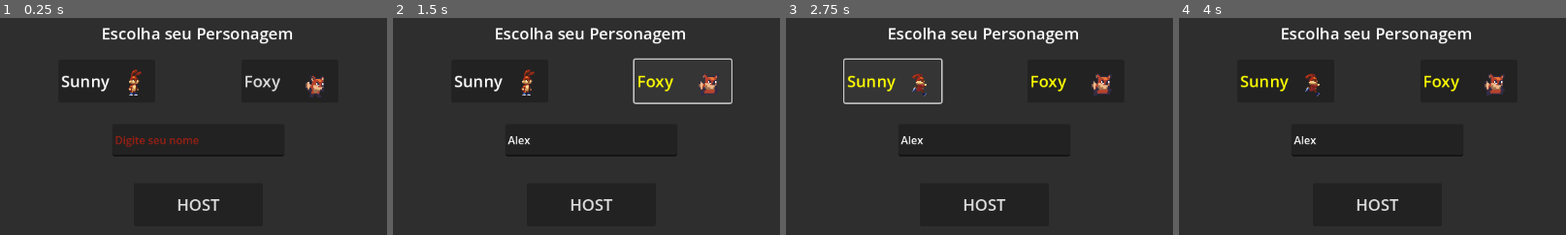
Above: before the commit, frames 1-4 (left to right).
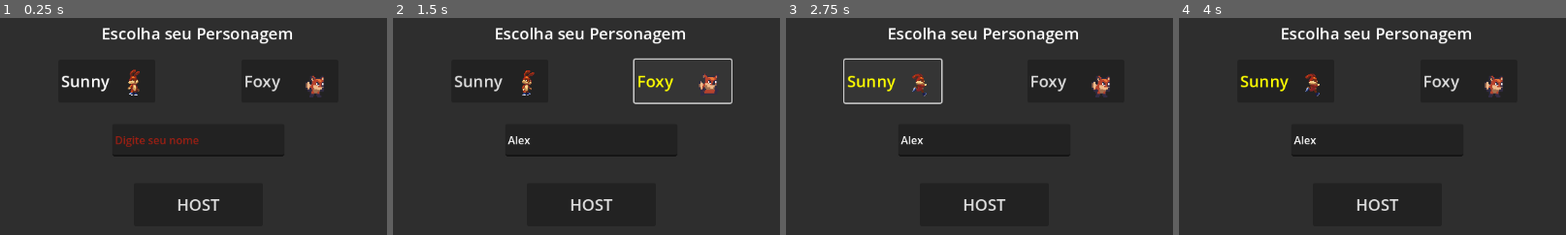
Above: after the commit, the same moments.

Repository: TarikPonciano/platformer-multiplayer
Game: Godot game, scene res://cenas/menu.tscn
The game is run twice, just before and just after one commit, with the same random seed, the same clock (stepped at 60 frames per second) and the same inputs. This scene is started directly instead of the project's main scene.
Inputs (mouse positions are % of the whole screen's width and height, from its top left):
- Up to frame 1 (0.25 s): no input
- Up to frame 2 (1.5 s): click (50, 48) at 0.52 s; type "Alex" at 0.6 s; click "Foxy" at 1.25 s
- Up to frame 3 (2.75 s): click "Sunny" at 2 s
- Up to frame 4 (4 s): click "HOST" at 2.75 s; click "JOIN" at 3.5 s
The pictures show only the part of the screen within x 24-74%, y 20-70%; the shares and areas given below are measured in that part.

The runs differ from the first frame. In frame 1, 0.2% of the frame differs, in the area x 32-37%, y 23-36%; in frame 2, 0.3%; in frame 3, 0.6%, in the area x 63-84%, y 25-37%; in frame 4, 0.6%.

Commit message:
Menu implementado

Diff:
--- a/cenas/menu.gd
+++ b/cenas/menu.gd
@@ -22,7 +22,14 @@
 	botaoFoxy.add_theme_color_override("font_color", Color(255,255,0))
 	botaoFoxy.add_theme_color_override("font_hover_color",Color(255,255,0))
 	botaoFoxy.add_theme_color_override("font_focus_color",Color(255,255,0))
+
+	if (botaoSunny.has_theme_color_override("font_color")):
+		botaoSunny.remove_theme_color_override("font_hover_color")
+		botaoSunny.remove_theme_color_override("font_focus_color")
+		botaoSunny.remove_theme_color_override("font_color")
+
 	animacaoFoxy.play("run")
+	animacaoSunny.play("idle")
 
 
 func _on_botao_sunny_mouse_entered() -> void:
@@ -40,4 +47,9 @@
 	botaoSunny.add_theme_color_override("font_color", Color(255,255,0))
 	botaoSunny.add_theme_color_override("font_hover_color",Color(255,255,0))
 	botaoSunny.add_theme_color_override("font_focus_color",Color(255,255,0))
+	if (botaoFoxy.has_theme_color_override("font_color")):
+		botaoFoxy.remove_theme_color_override("font_hover_color")
+		botaoFoxy.remove_theme_color_override("font_focus_color")
+		botaoFoxy.remove_theme_color_override("font_color")
 	animacaoSunny.play("run")
+	animacaoFoxy.play("idle")
--- a/cenas/menu.tscn
+++ b/cenas/menu.tscn
@@ -270,7 +270,7 @@
 sprite_frames = SubResource("SpriteFrames_724kd")
 animation = &"run"
 autoplay = "idle"
-frame_progress = 0.900297
+frame_progress = 0.727525
 
 [node name="BotaoSunny" type="Button" parent="Panel"]
 layout_mode = 0
@@ -287,7 +287,7 @@
 sprite_frames = SubResource("SpriteFrames_yqrxh")
 animation = &"idle"
 autoplay = "idle"
-frame_progress = 0.0963038
+frame_progress = 0.923514
 
 [connection signal="mouse_entered" from="Panel/BotaoFoxy" to="." method="_on_botao_foxy_mouse_entered"]
 [connection signal="mouse_exited" from="Panel/BotaoFoxy" to="." method="_on_botao_foxy_mouse_exited"]
